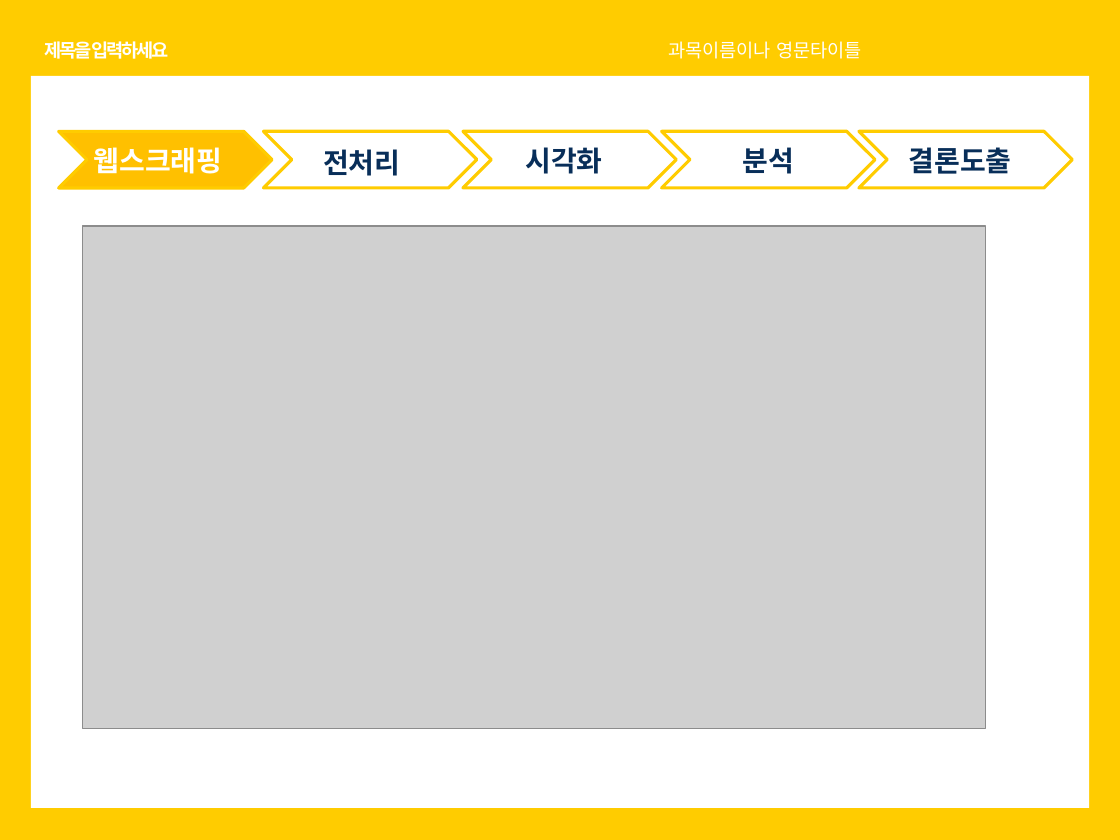
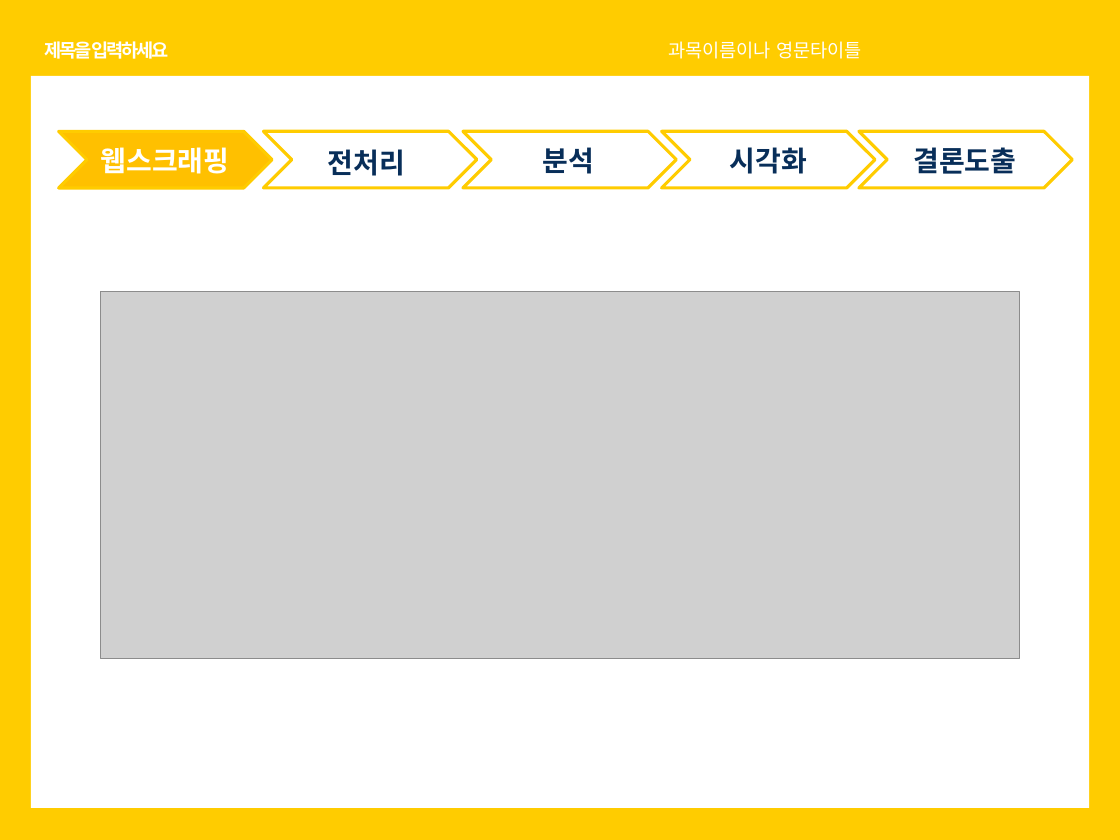
Before and after one commit to soothingni/PROJECT1, a slide deck: slide 11 of 치즈.pptx. Drawn at 1120x840 pixels with LibreOffice and Linux fonts; fonts in the diff are those of the drawing; grey boxes stand for pictures. Boxes give left, top, right and bottom in pixels: in the first picture for what was removed or moved away, otherwise in the second. Text is boxed around its words. In the diff, an @@ line names an element or a change of style, - is before the commit and + after.

Commit message:
분석 전까지

```diff
--- a/치즈.pptx
+++ b/치즈.pptx
@@ text "분석": place and size @@
-text "분석" at <box>743,147,795,174</box>
+text "분석" at <box>543,147,595,174</box>
@@ alignment left to centre in 4 elements at <box>101,147,230,174</box>, <box>913,147,1016,174</box>, <box>328,149,405,176</box>, <box>730,147,807,174</box> @@
@@ text "시각화": place and size @@
-text "시각화" at <box>525,147,602,174</box>
+text "시각화" at <box>730,147,807,174</box>
@@ picture: place and size @@
-picture at <box>83,226,986,728</box>
+picture at <box>101,291,1020,657</box>
```
Also in this commit, not shown: 21 other slides changed, 20 slides added.
